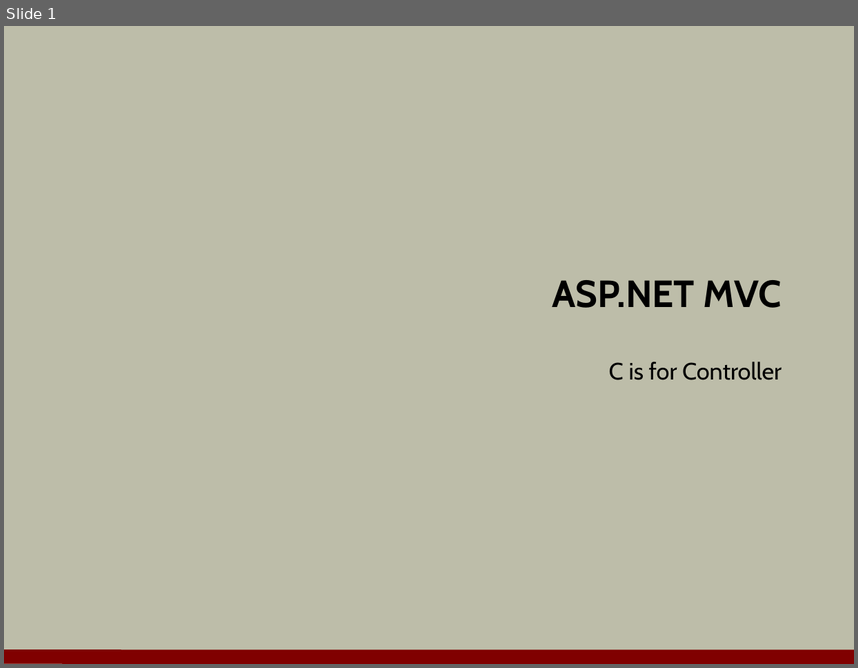
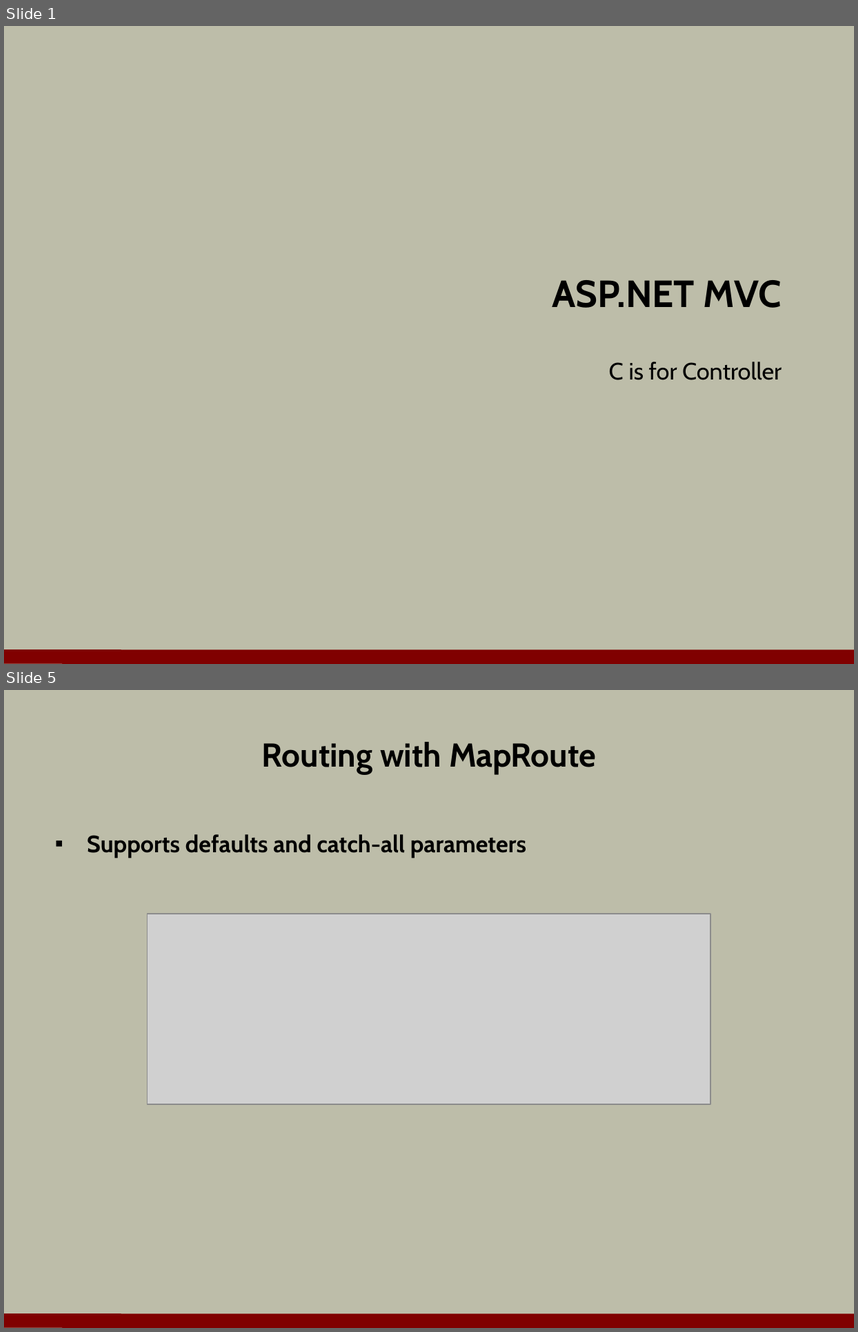
Before and after one commit to OdeToCode/classes, a slide deck: aspnet5/slides/04_Controllers.pptx. Shown one above the other, each under a label of ours: slide 1 before the commit, slides 1 and 5 after it; the slides between them are not shown. The pictures are 858x668 and 858x1332 pixels, drawn with LibreOffice and Linux fonts; fonts in the diff are those of the drawing; grey boxes stand for pictures; background and template pictures are left out. Boxes give left, top, right and bottom in pixels: in the first picture for what was removed or moved away, otherwise in the second. Text is boxed around its words. In the diff, an @@ line names an element or a change of style, - is before the commit and + after.

```diff
--- a/aspnet5/slides/04_Controllers.pptx
+++ b/aspnet5/slides/04_Controllers.pptx
@@ slide 5 added at bbox=[4, 690, 854, 1328], background #BDBDA9; not listed: 1 template element that a slide beside it also shows @@
@@ title added at bbox=[262, 742, 596, 774], 28 pt, text #000000, bold @@
+Routing with MapRoute
@@ text added at bbox=[87, 834, 526, 858], 20 pt, text #000000, bold @@
+▪ Supports defaults and catch-all parameters
@@ picture added at bbox=[148, 914, 711, 1104] @@
```
Also in this commit, not shown: 14 other slides added, 1 other file.
